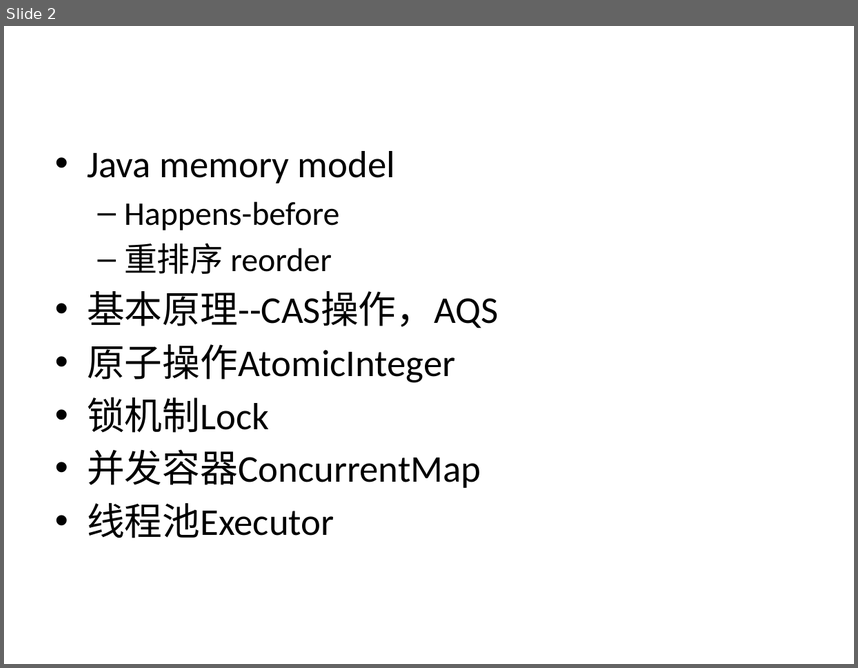
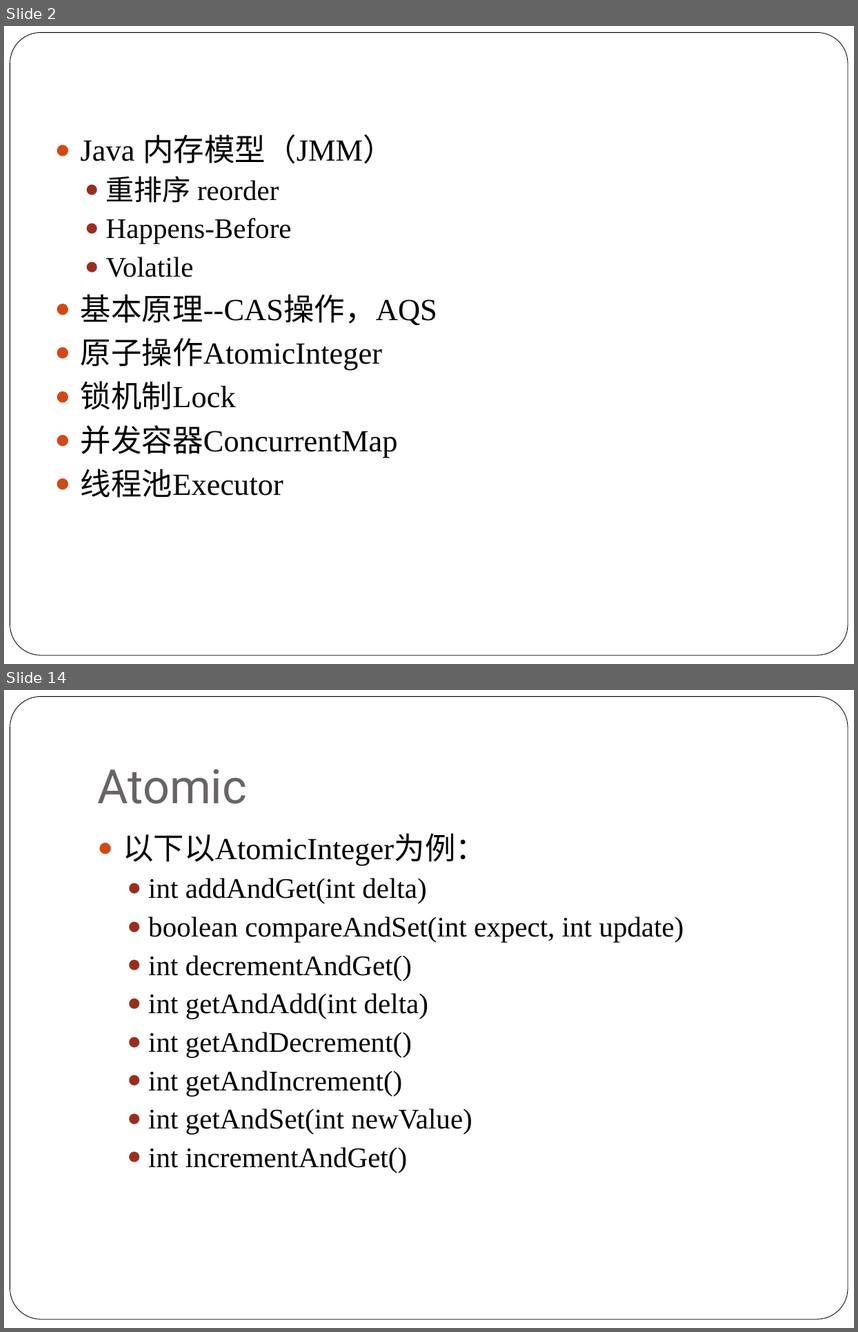
Before and after one commit to NickyQian/Practice, a slide deck: Document/Java Concurrency.pptx. Shown one above the other, each under a label of ours: slide 2 before the commit, slides 2 and 14 after it; the slides between them are not shown. The pictures are 858x668 and 858x1332 pixels, drawn with LibreOffice and Linux fonts; fonts in the diff are those of the drawing. Boxes give left, top, right and bottom in pixels: in the first picture for what was removed or moved away, otherwise in the second. Text is boxed around its words. In the diff, an @@ line names an element or a change of style, - is before the commit and + after.

```diff
--- a/Document/Java Concurrency.pptx
+++ b/Document/Java Concurrency.pptx
@@ slide 14 added at bbox=[4, 690, 854, 1328], background #FFFFFF; not listed: 1 template element that a slide beside it also shows @@
@@ title added at bbox=[97, 769, 247, 804], 40 pt, text #696464 @@
+Atomic
@@ text added at bbox=[123, 833, 684, 1172], 24 pt, text #000000 @@
+● 以下以AtomicInteger为例：
+  ● int addAndGet(int delta)
+  ● boolean compareAndSet(int expect, int update)
+  ● int decrementAndGet()
+  ● int getAndAdd(int delta)
+  ● int getAndDecrement()
+  ● int getAndIncrement()
+  ● int getAndSet(int newValue)
+  ● int incrementAndGet()
@@ slide 2 changed as well @@
@@ rounded rectangle added at bbox=[10, 33, 848, 655], fill #FFFFFF, outline #000000 0.5 pt @@
@@ text at bbox=[81, 134, 394, 163]: text changed; size 32 to 26 pt; font Calibri to Times New Roman @@
-• Java memory model
-  – Happens-before
+● Java 内存模型（JMM）
@@ text at bbox=[81, 176, 437, 497]: size 28 to 24 pt in "重排序 reorder"; font Calibri to Times New Roman in "重排序 reorder", "基本原理--CAS操作，AQS", "原子操作AtomicInteger", "锁机制Lock" and 2 more places; size 32 to 26 pt in "基本原理--CAS操作，AQS", "原子操作AtomicInteger", "锁机制Lock", "并发容器ConcurrentMap" and 1 more places; bullet – to ●; less space between paragraphs; bullet • to ● @@
@@ text at bbox=[106, 218, 292, 277]: paragraphs added @@
+  ● Happens-Before
+  ● Volatile
```
Also in this commit, not shown: 4 other slides changed, 15 other slides added, 4 slides removed.
